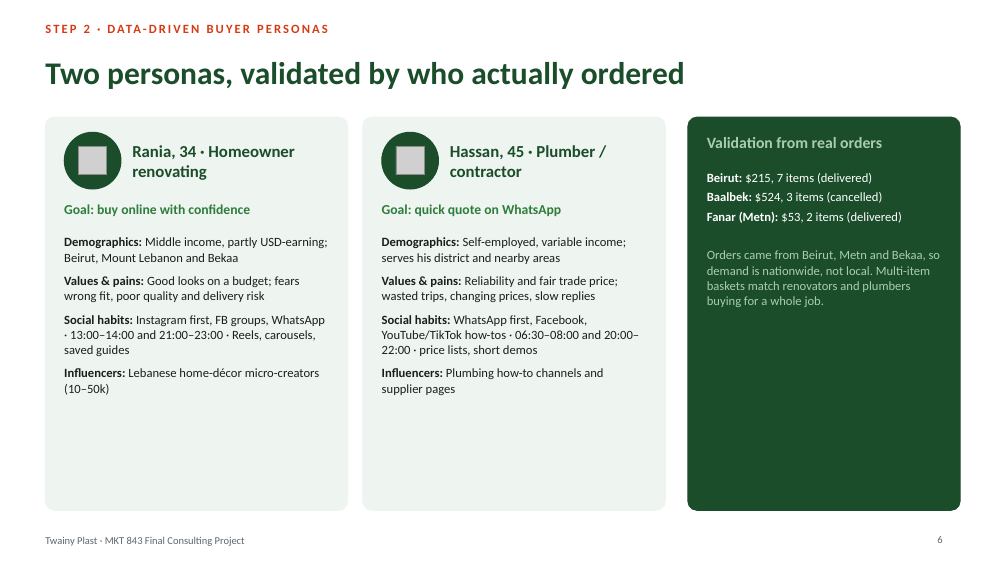
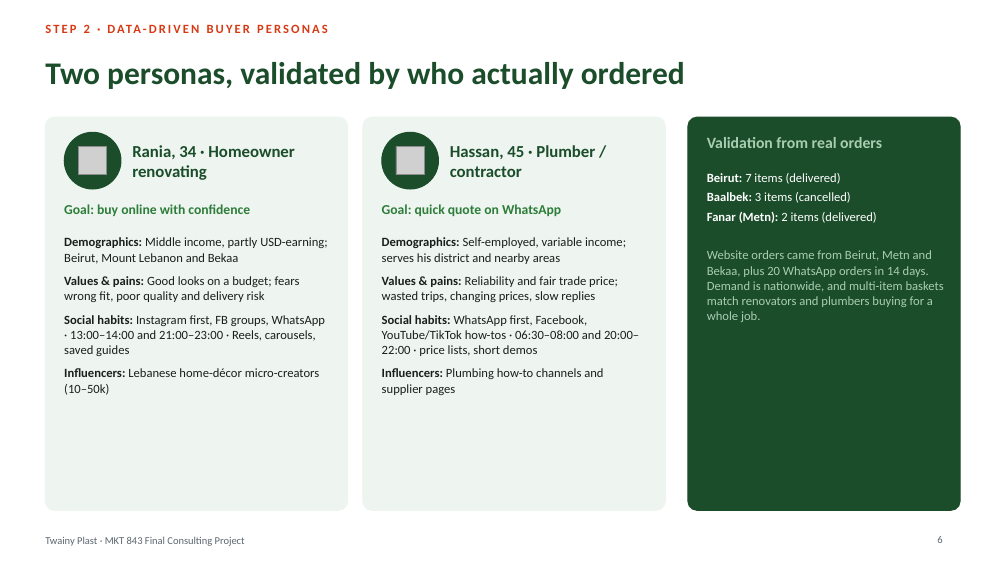
Before and after one commit to mouhibtwainy-dot/Twainy-Plast, a slide deck: slide 6 of deck/Twainy-Plast-Final-Deck.pptx. Drawn at 1008x567 pixels with LibreOffice and Linux fonts; fonts in the diff are those of the drawing; grey boxes stand for pictures. Boxes give left, top, right and bottom in pixels: in the first picture for what was removed or moved away, otherwise in the second. Text is boxed around its words. In the diff, an @@ line names an element or a change of style, - is before the commit and + after.

```diff
--- a/deck/Twainy-Plast-Final-Deck.pptx
+++ b/deck/Twainy-Plast-Final-Deck.pptx
@@ text at bbox=[707, 173, 944, 322]: text changed @@
-Beirut: $215, 7 items (delivered)
-Baalbek: $524, 3 items (cancelled)
-Fanar (Metn): $53, 2 items (delivered)
-Orders came from Beirut, Metn and Bekaa, so demand is nationwide, not local. Multi-item baskets match renovators and plumbers buying for a whole job.
+Beirut: 7 items (delivered)
+Baalbek: 3 items (cancelled)
+Fanar (Metn): 2 items (delivered)
+Website orders came from Beirut, Metn and Bekaa, plus 20 WhatsApp orders in 14 days. Demand is nationwide, and multi-item baskets match renovators and plumbers buying for a whole job.
```
Also in this commit, not shown: 14 other slides changed, 2 other files.
